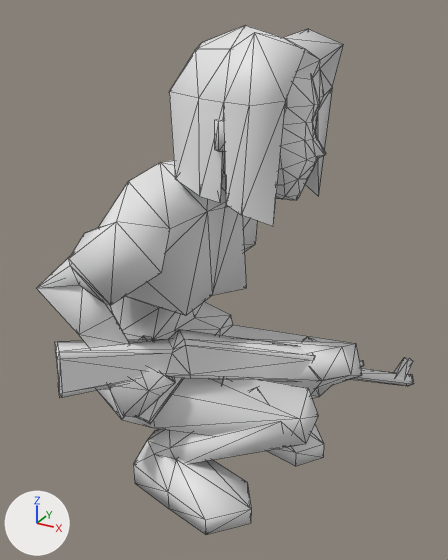
An edit to the OBJ model Res/player_female/player_female_rolling_6.obj, drawn before and after from the same camera.
Both versions are drawn from a 50 mm lens placed at (0.902, -1.029, 0.961), pointed at (0.332, 0.009, 0.442). Every picture has the same lights, and +X, +Y and +Z are marked at lower left. Mesh edges are drawn as thin lines. Where no turn or scale is listed for an object, it has been applied to the vertices. Vertices at the same position are counted once.

In view in the first picture: 'Human.Female'.
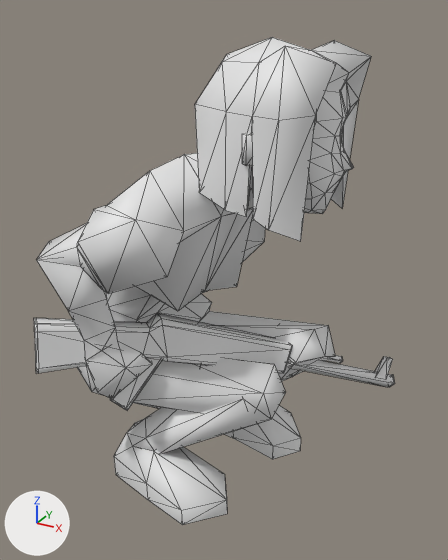
Location of each change, (x1, y1, x2, y2) in pixels of the pictures (448 x 560 px; the box of a moved part takes in the faces that stretch with it):
'Human.Female', reshaped
    before: (36, 25, 413, 534)
    after: (34, 37, 395, 525)
part 1 of me_human_female, moved or reshaped
    before: (215, 119, 225, 152)
    after: (242, 133, 253, 166)
part 2 of me_human_female, moved or reshaped
    before: (55, 329, 314, 398)
    after: (34, 313, 292, 374)
part 3 of me_human_female, moved or reshaped
    before: (137, 376, 184, 424)
    after: (110, 358, 162, 410)
part 4 of me_human_female, moved or reshaped
    before: (359, 361, 364, 367)
    after: (326, 355, 343, 363)
part 5 of me_human_female, moved or reshaped
    before: (351, 368, 413, 386)
    after: (293, 361, 395, 387)
part 6 of me_human_female, moved or reshaped (not visible afterwards)
    before: (220, 379, 231, 385)
part 7 of me_human_female, moved or reshaped
    before: (394, 357, 413, 378)
    after: (375, 356, 393, 377)
part 8 of me_human_female, moved or reshaped
    before: (36, 25, 362, 534)
    after: (37, 37, 371, 525)

The edits, one by one:
me_human_female is used by ob_human_female; location (0.0, 0.0, 0.0).
me_human_female had 547 vertices, 1038 faces and spanned x -0.047..0.703, y -0.334..0.319, z -0.01..0.932.
me_human_female now has 547 vertices, 1038 faces and spans x -0.103..0.667, y -0.334..0.336, z -0.009..0.914.
me_human_female part 1: the loose piece of 8 vertices spanning x 0.386..0.427, y -0.132..-0.078, z 0.731..0.799 is moved by (0.052, 0.0, -0.018).
me_human_female part 2: the loose piece of 48 vertices spanning x 0.147..0.531, y -0.334..0.063, z 0.244..0.4 is multiplied about its middle by the matrix ((0.995, 0.012, -0.102), (0.004, 0.987, 0.162), (0.102, -0.161, 0.982)), then moved by (-0.052, 0.001, 0.021).
me_human_female part 3: the loose piece of 24 vertices spanning x 0.247..0.336, y -0.232..-0.139, z 0.203..0.314 is multiplied about its middle by the matrix ((0.995, 0.012, -0.102), (0.004, 0.987, 0.162), (0.102, -0.161, 0.982)), then moved by (-0.046, -0.009, 0.025).
me_human_female part 4: the loose piece of 12 vertices spanning x 0.499..0.609, y 0.031..0.143, z 0.242..0.301 is multiplied about its middle by the matrix ((0.995, 0.012, -0.102), (0.004, 0.987, 0.162), (0.102, -0.161, 0.982)), then moved by (-0.046, -0.01, 0.008).
me_human_female part 5: the loose piece of 13 vertices spanning x 0.49..0.703, y 0.022..0.24, z 0.17..0.283 is multiplied about its middle by the matrix ((0.995, 0.012, -0.102), (0.004, 0.987, 0.162), (0.102, -0.161, 0.982)), then moved by (-0.041, -0.017, 0.006).
me_human_female part 6: the loose piece of 40 vertices spanning x 0.364..0.435, y -0.11..-0.037, z 0.148..0.286 is multiplied about its middle by the matrix ((0.995, 0.012, -0.102), (0.004, 0.987, 0.162), (0.102, -0.161, 0.982)), then moved by (-0.041, -0.017, 0.019).
me_human_female part 7: the loose piece of 8 vertices spanning x 0.656..0.694, y 0.192..0.232, z 0.192..0.244 is multiplied about its middle by the matrix ((0.995, 0.012, -0.102), (0.004, 0.987, 0.162), (0.102, -0.161, 0.982)), then moved by (-0.039, -0.019, 0.001).
me_human_female part 8: 386 of 547 vertices moved; they spanned x -0.047..0.615, y -0.323..0.319, z -0.01..0.932 and now span x -0.103..0.586, y -0.323..0.336, z -0.009..0.914; mean shift (-0.014, 0.001, 0.012); largest move (0.009, 0.237, 0.022) -> (-0.097, 0.254, 0.058).
